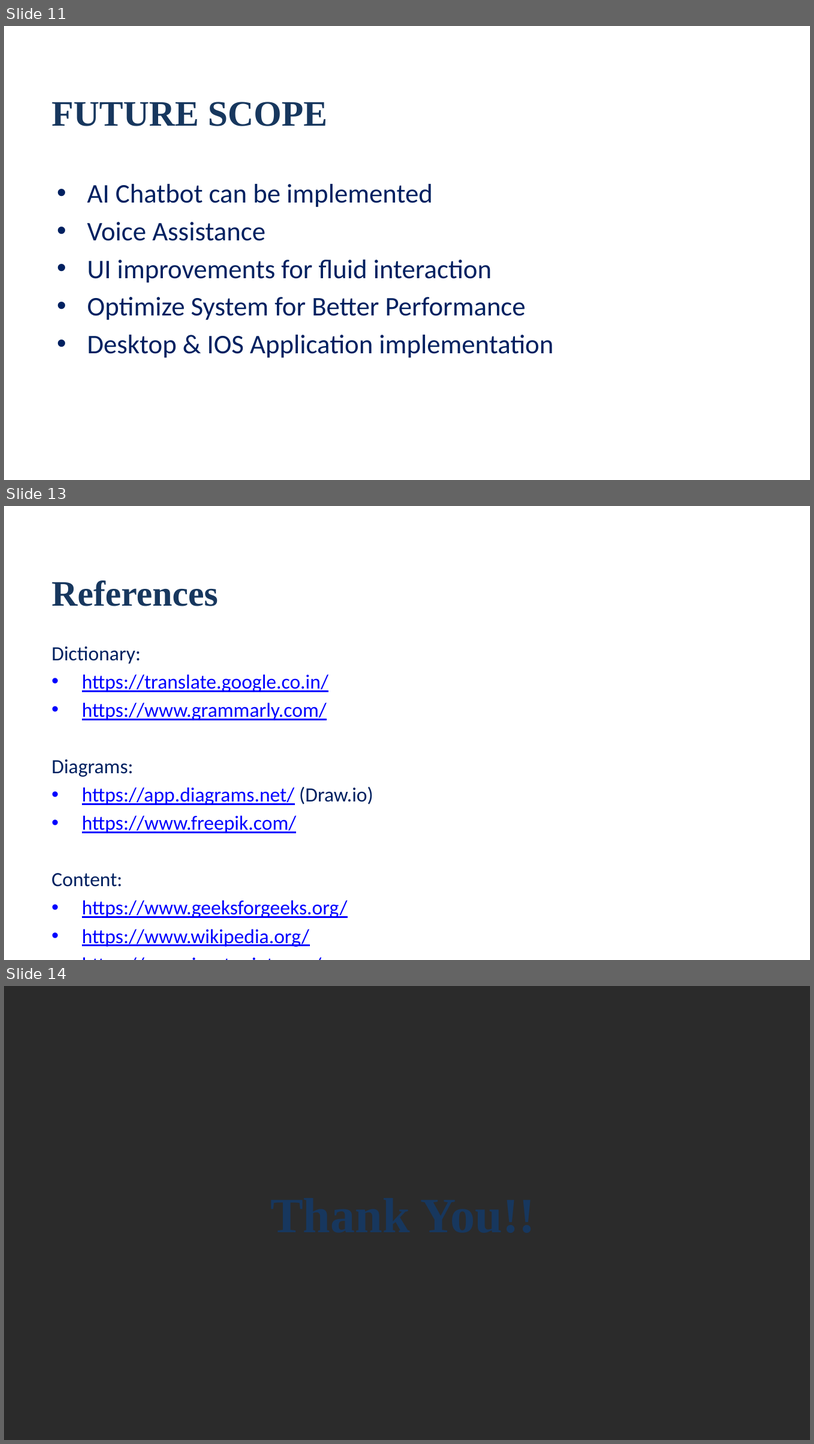
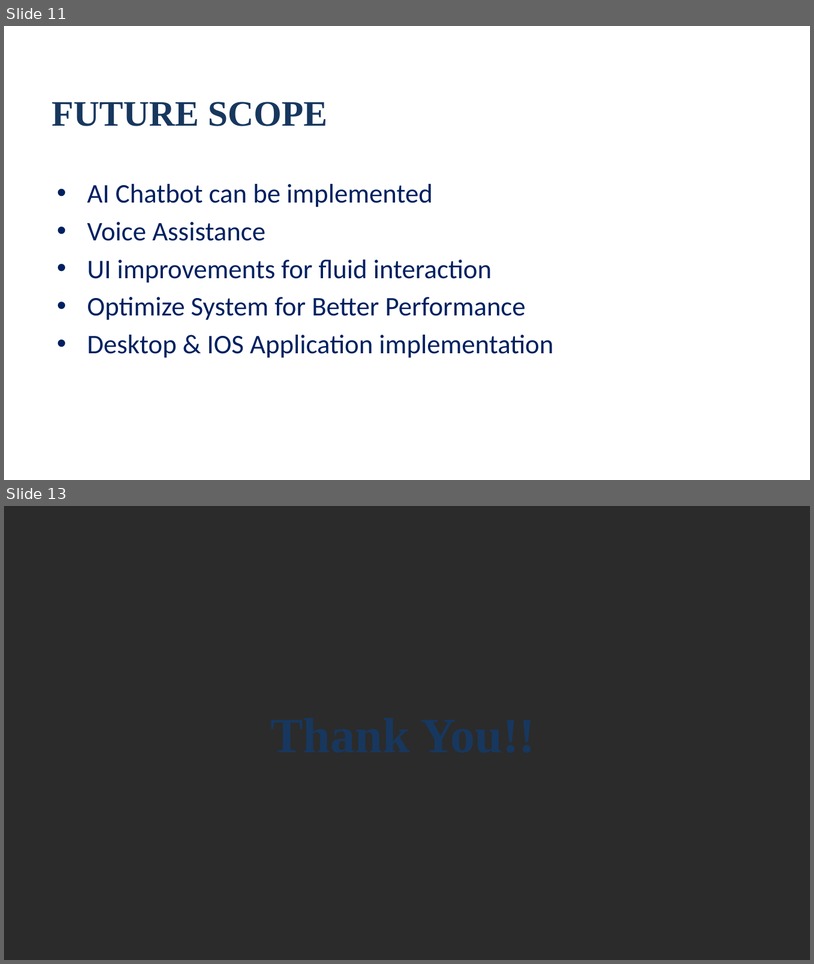
Before and after one commit to BrijeshJagad/Final-Project, a slide deck: Margdarshak_Presentation.pptx. Shown one above the other, each under a label of ours: slides 11, 13 and 14 before the commit, slides 11 and 13 after it; the slides between them are not shown. The pictures are 814x1444 and 814x964 pixels, drawn with LibreOffice and Linux fonts; fonts in the diff are those of the drawing; background and template pictures are left out; a plain dark background stands for a picture behind light text. Boxes give left, top, right and bottom in pixels: in the first picture for what was removed or moved away, otherwise in the second. Text is boxed around its words. In the diff, an @@ line names an element or a change of style, - is before the commit and + after.

```diff
--- a/Margdarshak_Presentation.pptx
+++ b/Margdarshak_Presentation.pptx
@@ slide 13 removed at (4,506,810,960), background picture (left out) @@
@@ title removed at (51,580,218,606) @@
-References
@@ text removed at (51,646,374,946) @@
-Dictionary:
-• https://translate.google.co.in/
-• https://www.grammarly.com/
-Diagrams:
-• https://app.diagrams.net/ (Draw.io)
-• https://www.freepik.com/
-Content:
-• https://www.geeksforgeeks.org/
-• https://www.wikipedia.org/
-• https://www.javatpoint.com/
@@ what was slide 14 is now slide 13 @@
```
Also in this commit, not shown: 1 slide changed, 9 other files.
